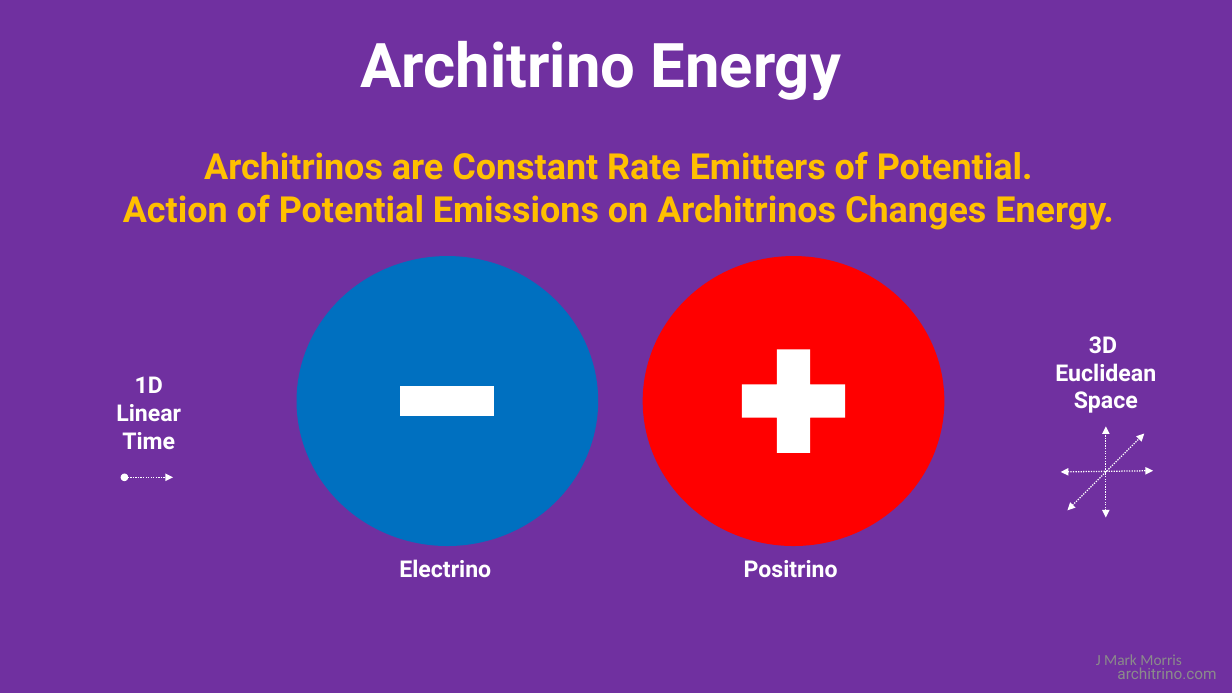
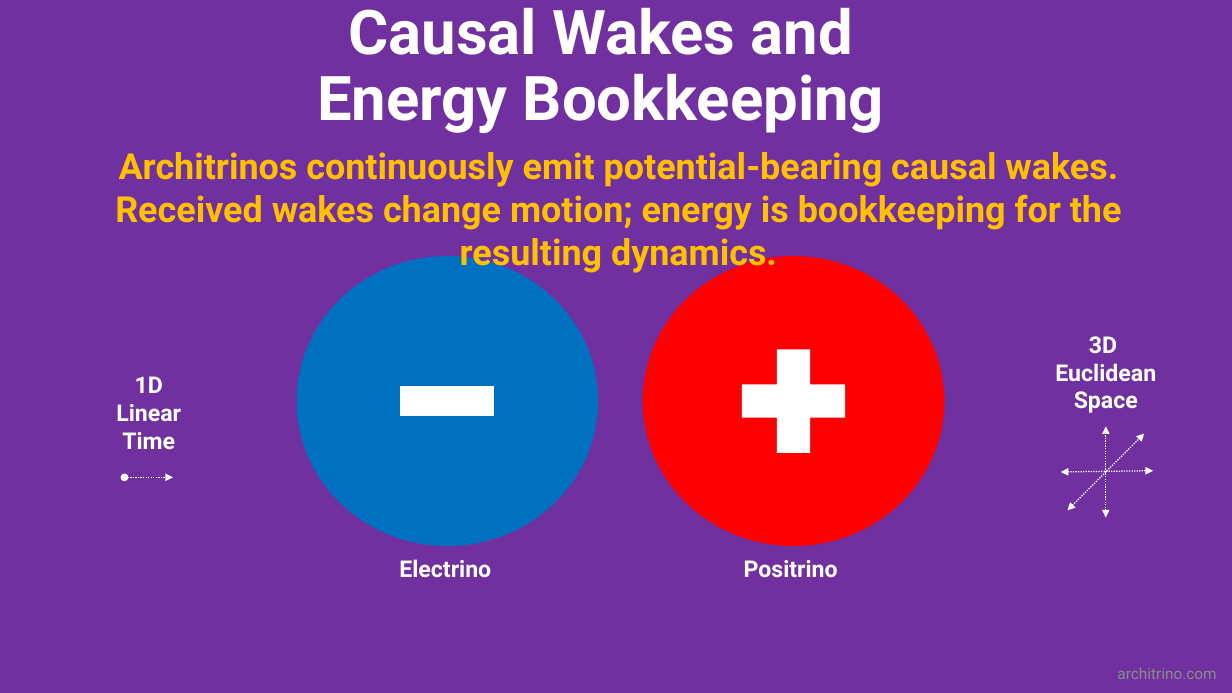
Before and after one commit to jmarkmorris/architrino, a slide deck: slide 5 of reference/archie/presentations/NPQG Fundamentals - Point Potential.pptx. Drawn at 1232x693 pixels with LibreOffice and Linux fonts; fonts in the diff are those of the drawing. Boxes give left, top, right and bottom in pixels: in the first picture for what was removed or moved away, otherwise in the second. Text is boxed around its words. In the diff, an @@ line names an element or a change of style, - is before the commit and + after.

```diff
--- a/reference/archie/presentations/NPQG Fundamentals - Point Potential.pptx
+++ b/reference/archie/presentations/NPQG Fundamentals - Point Potential.pptx
@@ title at <box>317,7,884,133</box>: text changed @@
-Architrino Energy
+Causal Wakes and Energy Bookkeeping
@@ text at <box>115,152,1122,274</box>: text changed @@
-Architrinos are Constant Rate Emitters of Potential.
-Action of Potential Emissions on Architrinos Changes Energy.
+Architrinos continuously emit potential-bearing causal wakes.
+Received wakes change motion; energy is bookkeeping for the resulting dynamics.
@@ text removed at <box>1096,654,1182,670</box> @@
-J Mark Morris
```
Also in this commit, not shown: 8 other slides changed, 6 slides removed, 6 other files.
